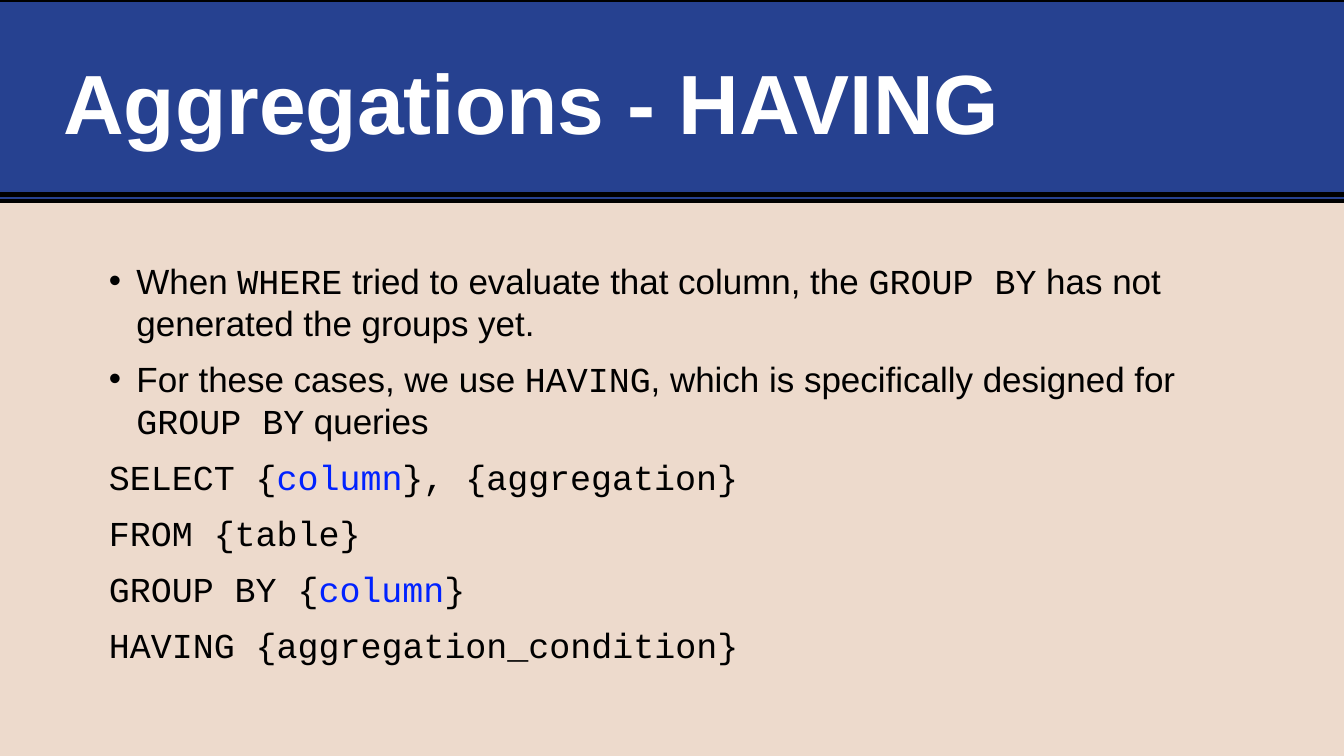
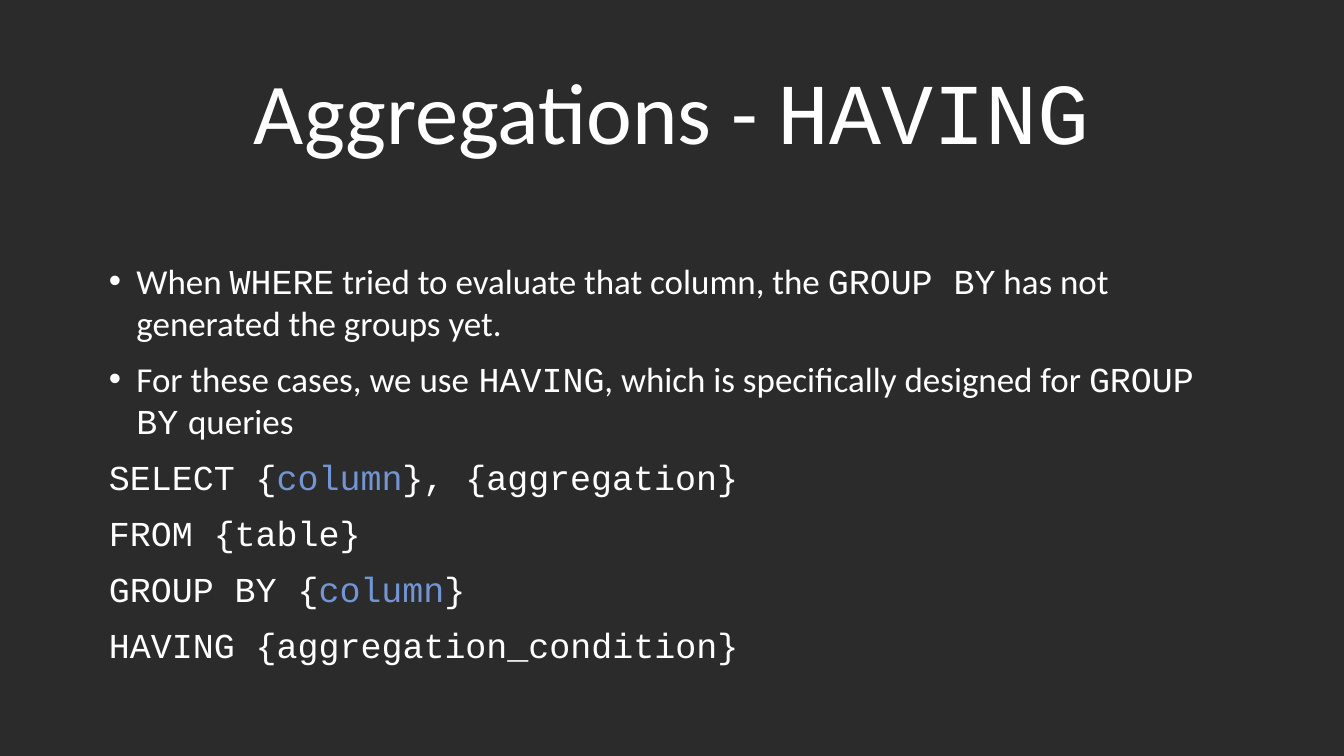
Before and after one commit to life-efficient/Data-Engineering, a slide deck: slide 14 of 2. SQL/4. Aggregations/4. SQL Data Analysis - Aggregations, Function, Flow Control.pptx (slide 13 before the commit). Drawn at 1344x756 pixels with LibreOffice and Linux fonts; fonts in the diff are those of the drawing; background and template pictures are left out; a plain dark background stands for a picture behind light text. Boxes give left, top, right and bottom in pixels: in the first picture for what was removed or moved away, otherwise in the second. Text is boxed around its words. In the diff, an @@ line names an element or a change of style, - is before the commit and + after.

```diff
--- a/2. SQL/4. Aggregations/4. SQL Data Analysis - Aggregations, Function, Flow Control.pptx
+++ b/2. SQL/4. Aggregations/4. SQL Data Analysis - Aggregations, Function, Flow Control.pptx
@@ background #EDDACC to picture (left out) @@
@@ rectangle removed at (0,0,1344,201) @@
@@ title "Aggregations - HAVING" at (254,84,1090,159): size 60 to 61.9 pt, bold off; font Arial to Calibri in "Aggregations -"; font Arial to Courier New in "HAVING"; alignment left to centre; vertical alignment middle to bottom @@
@@ line removed from (0, 195) to (1344, 195) @@
@@ text "When WHERE tried to evaluate ..." at (109,269,1194,666): font Arial to Calibri in "When tried to evaluate that column, the ...", "For these cases, we use HAVING, which ..."; text colour #000000 to #FFFFFF; text colour #0122FF to #7395D3 in "{column},", "{column}" @@
```
Also in this commit, not shown: 19 other slides changed, 5 slides added, 4 slides removed, 9 other files.
